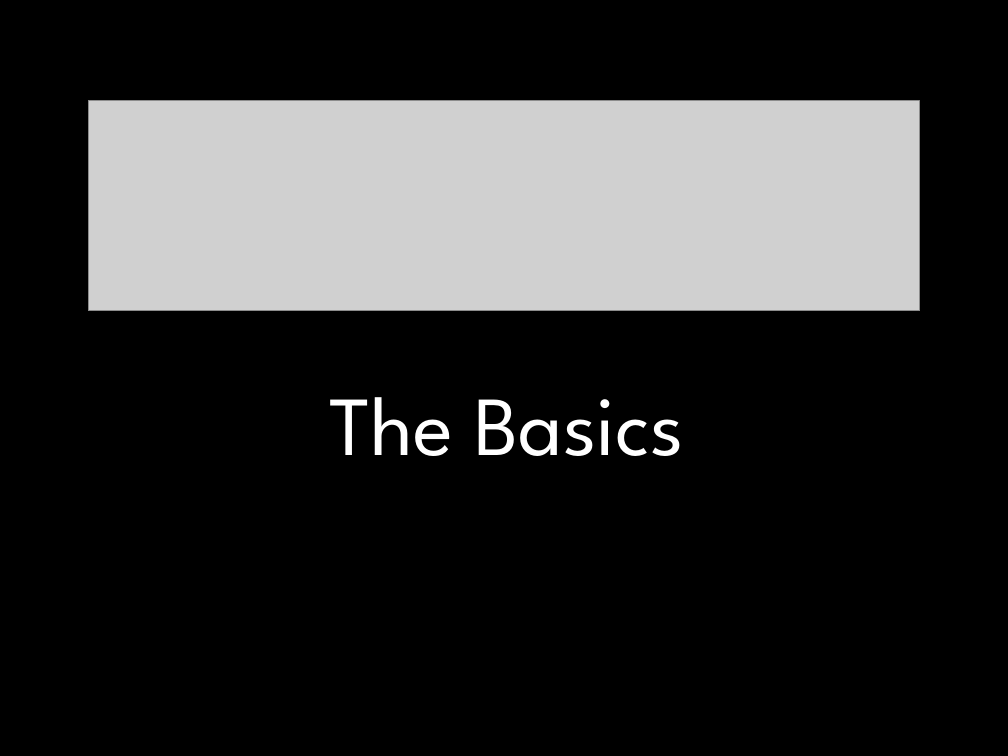
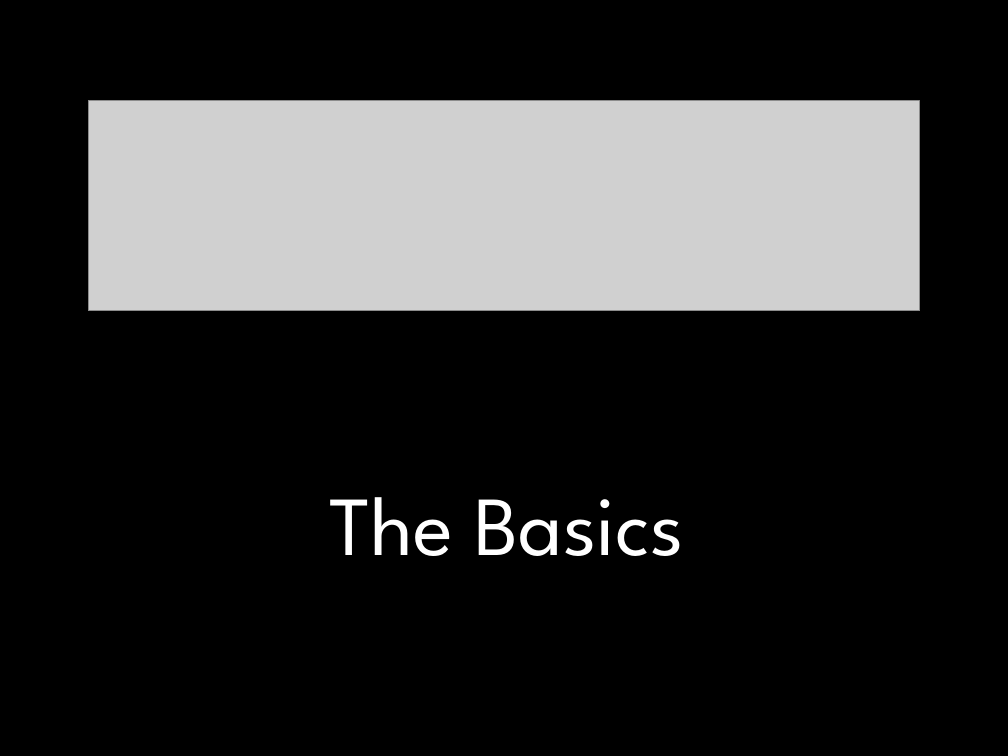
Before and after one commit to MichaelTroyer/Learning_Python_For_Fun_and_Profit, a slide deck: slide 1 of 2. Basics/Python_Basics.pptx. Drawn at 1008x756 pixels with LibreOffice and Linux fonts; fonts in the diff are those of the drawing; grey boxes stand for pictures. Boxes give left, top, right and bottom in pixels: in the first picture for what was removed or moved away, otherwise in the second. Text is boxed around its words. In the diff, an @@ line names an element or a change of style, - is before the commit and + after.

Commit message:
Updated Python Basics

```diff
--- a/2. Basics/Python_Basics.pptx
+++ b/2. Basics/Python_Basics.pptx
@@ text "The Basics" at bbox=[329, 497, 683, 556]: vertical alignment top to middle @@
```
Also in this commit, not shown: 6 other slides changed, 12 slides added, 5 other files.
